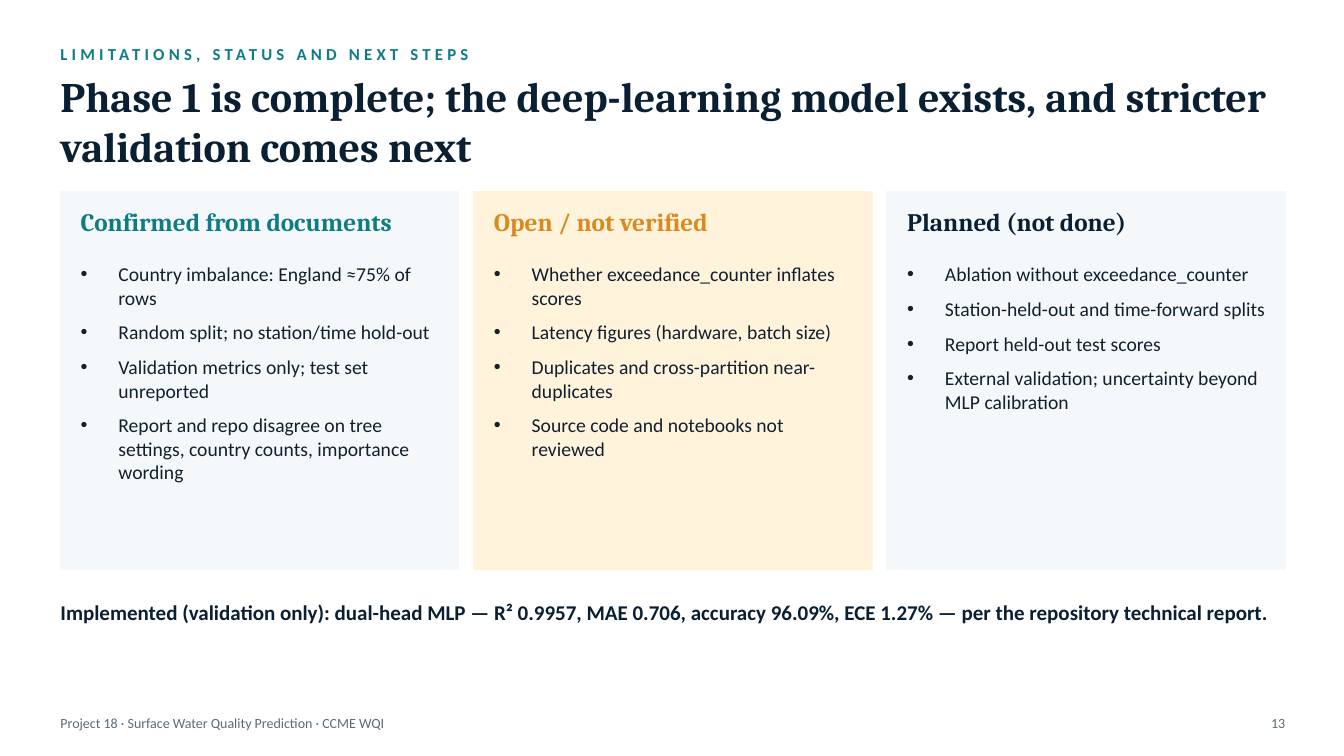
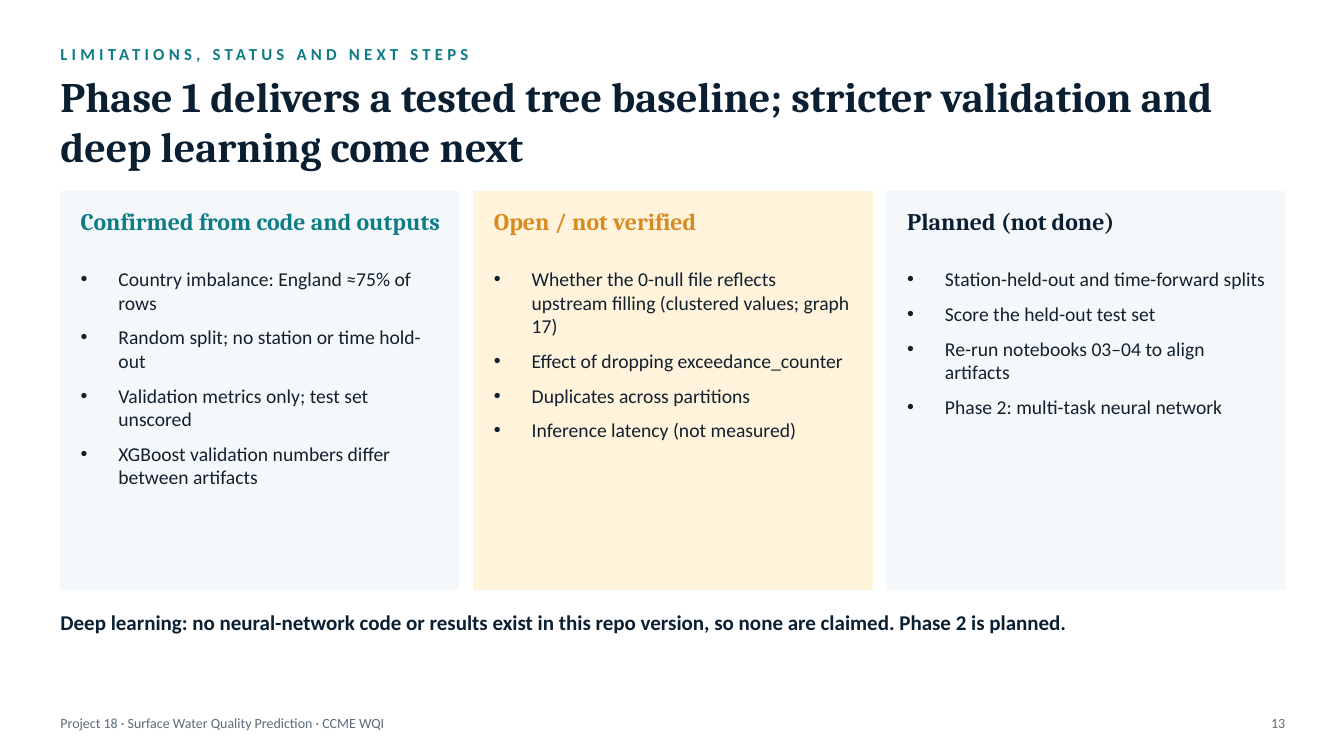
Before and after one commit to Amansoni045/Semester_5_AML_DL, a slide deck: slide 13 of final/Project_Presentation_Final.pptx. Drawn at 1344x756 pixels with LibreOffice and Linux fonts; fonts in the diff are those of the drawing. Boxes give left, top, right and bottom in pixels: in the first picture for what was removed or moved away, otherwise in the second. Text is boxed around its words. In the diff, an @@ line names an element or a change of style, - is before the commit and + after.

Commit message:
remove master submission artifacts build script and presentation documents

```diff
--- a/final/Project_Presentation_Final.pptx
+++ b/final/Project_Presentation_Final.pptx
@@ text at <box>60,82,1132,172</box>: text changed @@
-Phase 1 is complete; the deep-learning model exists, and stricter validation comes next
+Phase 1 delivers a tested tree baseline; stricter validation and deep learning come next
@@ rectangle: place and size @@
-rectangle at <box>60,192,459,570</box>
+rectangle at <box>60,192,459,590</box>
@@ rectangle: place and size @@
-rectangle at <box>474,192,872,570</box>
+rectangle at <box>474,192,872,590</box>
@@ text "Open / not verified" at <box>494,213,696,235</box>: size 18 to 17 pt @@
@@ rectangle: place and size @@
-rectangle at <box>887,192,1286,570</box>
+rectangle at <box>887,192,1286,590</box>
@@ text "Planned (not done)" at <box>907,213,1115,234</box>: size 18 to 17 pt @@
@@ text at <box>81,213,440,235</box>: text changed; size 18 to 17 pt @@
-Confirmed from documents
+Confirmed from code and outputs
@@ text at <box>945,267,1079,281</box>: paragraph removed @@
-• Ablation without exceedance_counter
@@ text at <box>532,272,850,440</box>: text changed @@
-• Whether exceedance_counter inflates scores
-• Latency figures (hardware, batch size)
-• Duplicates and cross-partition near-duplicates
-• Source code and notebooks not reviewed
+• Whether the 0-null file reflects upstream filling (clustered values; graph 17)
+• Effect of dropping exceedance_counter
+• Duplicates across partitions
+• Inference latency (not measured)
@@ text at <box>945,307,1222,414</box>: text changed @@
-• Report held-out test scores
-• External validation; uncertainty beyond MLP calibration
+• Score the held-out test set
+• Re-run notebooks 03–04 to align artifacts
+• Phase 2: multi-task neural network
@@ text at <box>118,330,420,484</box>: text changed @@
-• Random split; no station/time hold-out
-• Validation metrics only; test set unreported
-• Report and repo disagree on tree settings, country counts, importance wording
+• Random split; no station or time hold-out
+• Validation metrics only; test set unscored
+• XGBoost validation numbers differ between artifacts
@@ text at <box>60,615,1066,634</box>: text changed @@
-Implemented (validation only): dual-head MLP — R² 0.9957, MAE 0.706, accuracy 96.09%, ECE 1.27% — per the repository technical report.
+Deep learning: no neural-network code or results exist in this repo version, so none are claimed. Phase 2 is planned.
```
Also in this commit, not shown: 13 other slides changed, 7 other files.
